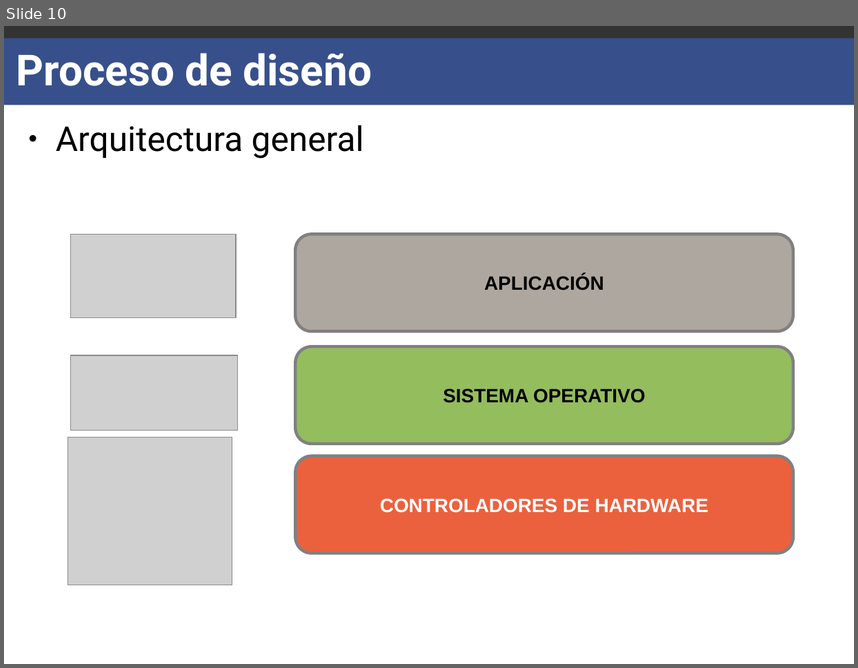
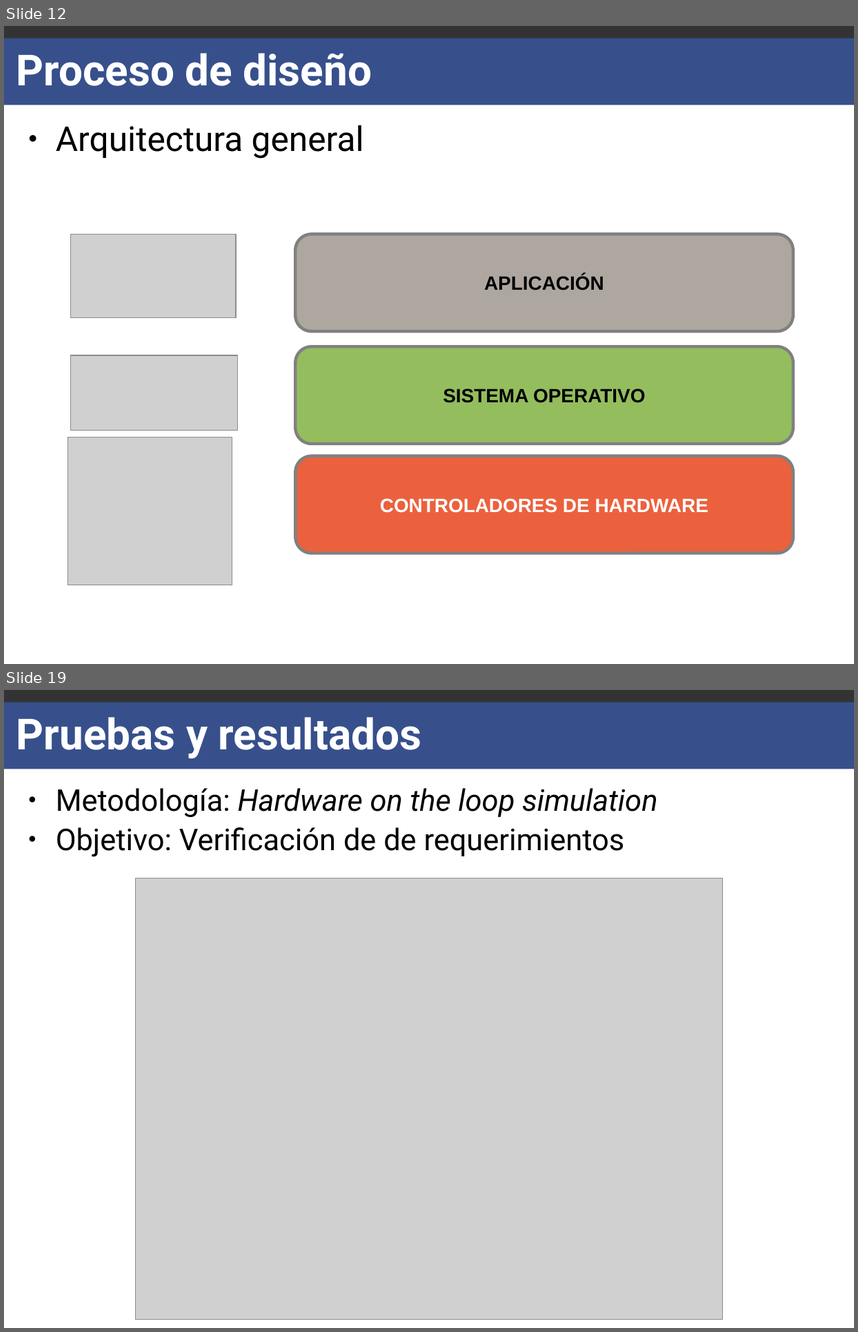
Before and after one commit to carlgonz/Trabajo-de-titulo, a slide deck: Presentacion/Moria-Presentacion.odp. Shown one above the other, each under a label of ours: slide 10 before the commit, slides 12 and 19 after it; the slides between them are not shown. The pictures are 858x668 and 858x1332 pixels, drawn with LibreOffice and Linux fonts; fonts in the diff are those of the drawing; grey boxes stand for pictures. Boxes give left, top, right and bottom in pixels: in the first picture for what was removed or moved away, otherwise in the second. Text is boxed around its words. In the diff, an @@ line names an element or a change of style, - is before the commit and + after.

```diff
--- a/Presentacion/Moria-Presentacion.odp
+++ b/Presentacion/Moria-Presentacion.odp
@@ slide 19 added at (4,690,854,1328), background #FFFFFF; not listed: 2 template elements that a slide beside it also shows @@
@@ title added at (16,717,422,759), 40 pt, text #FFFFFF, bold @@
+Pruebas y resultados
@@ text added at (56,788,657,857), 28 pt, text #000000 @@
+● Metodología: Hardware on the loop simulation
+● Objetivo: Verificación de de requerimientos
@@ picture added at (135,878,723,1319) @@
@@ what was slide 10 is now slide 12 @@
```
Also in this commit, not shown: 6 slides changed, 12 other slides added, 1 slide removed, 2 other files.
